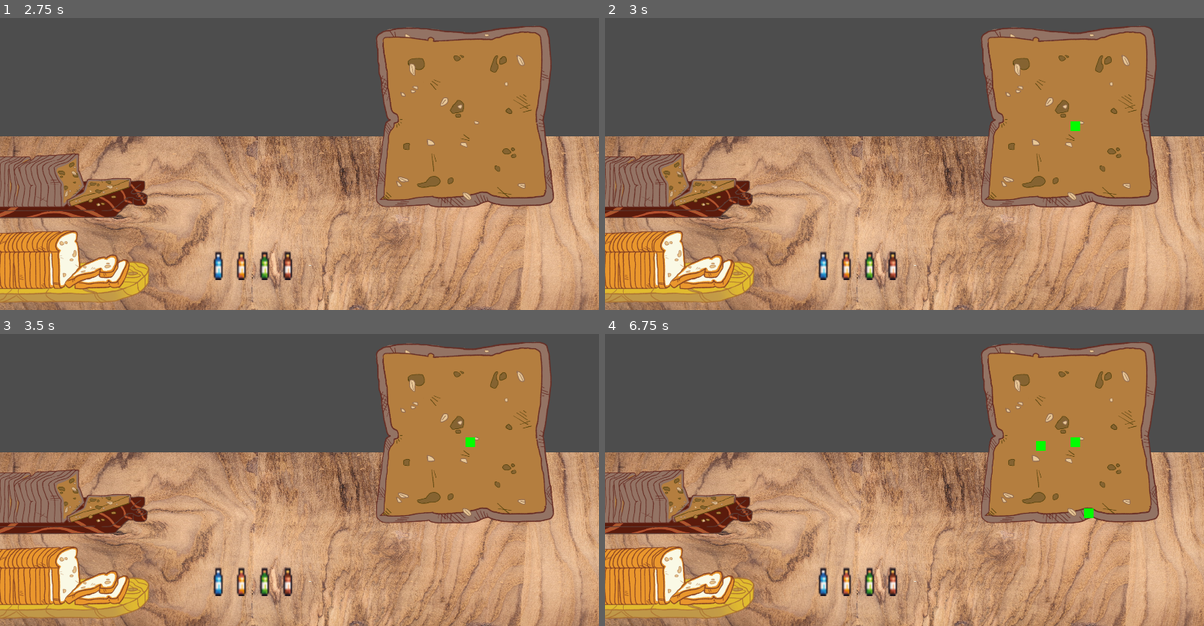
Above: before the commit, frames 1-4 (two rows, left to right).
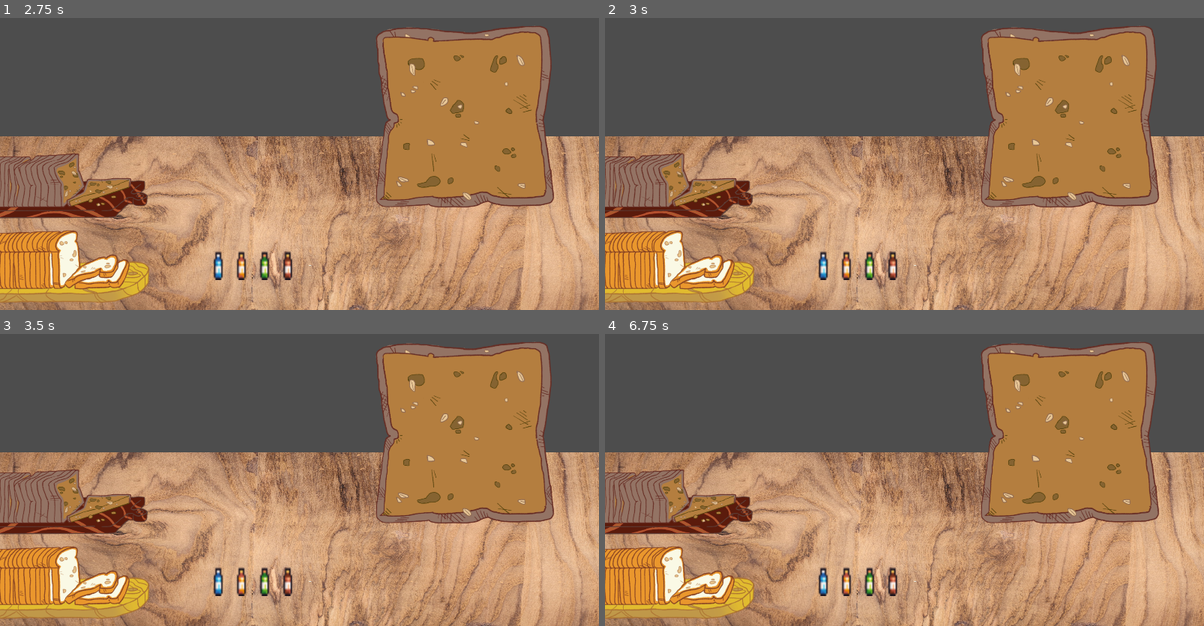
Above: after the commit, the same moments.

Repository: vitames404/Minimum-Wage-Spreader
Game: Godot game, scene res://cena.tscn
Same seed, same stepped clock (60 frames per second), same inputs: the game is played once before the commit and once after it.
Inputs (mouse positions are in pixels of both pictures, inside the frame that each line leads up to):
- Up to frame 1 (2.75 s): move the mouse to (71, 266) at 0.52 s; click (71, 266) at 0.67 s; move the mouse to (71, 184) at 1.27 s; click (71, 184) at 1.42 s; move the mouse to (251, 263) at 2.02 s; click (251, 263) at 2.17 s
- Up to frame 2 (3 s): move the mouse to (1072, 120) at 2.77 s; click (1072, 120) at 2.92 s
- Up to frame 3 (3.5 s): no input
- Up to frame 4 (6.75 s): move the mouse to (1084, 509) at 3.52 s; click (1084, 509) at 3.67 s; move the mouse to (724, 407) at 4.27 s; click (724, 407) at 4.42 s; move the mouse to (934, 456) at 5.02 s; click (934, 456) at 5.17 s; move the mouse to (814, 374) at 5.77 s; click (814, 374) at 5.92 s; move the mouse to (1036, 442) at 6.52 s; click (1036, 442) at 6.67 s

Frame 1 is identical in both runs. In frame 2, less than 0.1% of the frame differs, in the area x 77-80%, y 35-39%; in frame 3, less than 0.1%; in frame 4, 0.2%, in the area x 71-82%, y 35-64%.
Error after the commit: Invalid access to property or key 'drawing_points' on a base object of type 'Node2D (cena.gd)'. (res://Scripts/Bread.gd:12)

Commit message:
Bread checking logic added

Diff:
--- a/Scripts/Bread.gd
+++ b/Scripts/Bread.gd
@@ -1,6 +1,5 @@
 extends Area2D
 
-var drawing_points = []
 var drawing = false
 var mouse_inside = false
 
@@ -10,26 +9,25 @@
 	var bread = get_tree().get_root().get_child(0).get_node("Bread")
 
 func _draw():
-	for point in drawing_points:
-		draw_rect(point, Color.GREEN, 1.0)
+	for point in Global.drawing_points:
+		draw_rect(point, Global.whatColor, 1.0)
 
 func _input(event):
-	if event is InputEventMouseButton and mouse_inside:
+	if event is InputEventMouseButton and mouse_inside and Global.whatColor != null:
 		var local_pos = to_local(event.position)
 		if mouse_inside:
 			if event.pressed:
 				drawing = true
-				if local_pos not in drawing_points:
-					drawing_points.append(Rect2(local_pos.x, local_pos.y, 30, 30))
 			elif event.button_index == MOUSE_BUTTON_LEFT:
 				drawing = false
 
 func _process(delta):
 	if drawing:
 		var local_pos = to_local(get_viewport().get_mouse_position())
-		if local_pos not in drawing_points:
-			drawing_points.append(Rect2(local_pos.x, local_pos.y, 30, 30)) # 10, 10 é o tamanho do desenho
-		queue_redraw()
+		if local_pos not in Global.drawing_points:
+			Global.drawing_points.append(Rect2(local_pos.x, local_pos.y, 30, 30))
+			print(local_pos)
+			queue_redraw()
 
 func _on_mouse_entered():
 	mouse_inside = true
--- a/Scripts/NormalBread.gd
+++ b/Scripts/NormalBread.gd
@@ -1,7 +1,6 @@
 extends Sprite2D
 
 @onready var bread = preload("res://bread.tscn")
-@onready var white_bread = preload("res://white_bread.tscn")
 
 func _input(event):
 	if event is InputEventMouseButton and event.pressed and event.button_index == MOUSE_BUTTON_LEFT:
--- a/Scripts/PeanutButter.gd
+++ b/Scripts/PeanutButter.gd
@@ -8,4 +8,4 @@
 func _input_event(viewport, event, shape_idx):
 	if event is InputEventMouseButton:
 		if event.button_index == MOUSE_BUTTON_LEFT and event.pressed:
-			print("Peanut butter clicked")
+			Global.whatColor = Color.SANDY_BROWN
--- a/Scripts/cena.gd
+++ b/Scripts/cena.gd
@@ -1,6 +1,11 @@
 extends Node2D
 
 var whatBread
+var whatColor
+var drawingPoints = []
+
+var peanutButterBreadCord = []
+var peanutButterBreadColor = []
 
 # Called when the node enters the scene tree for the first time.
 func _ready():
Not shown, added: Sprites/morango/morango1.png.import
Not shown, added: Sprites/morango/morango2.png.import
